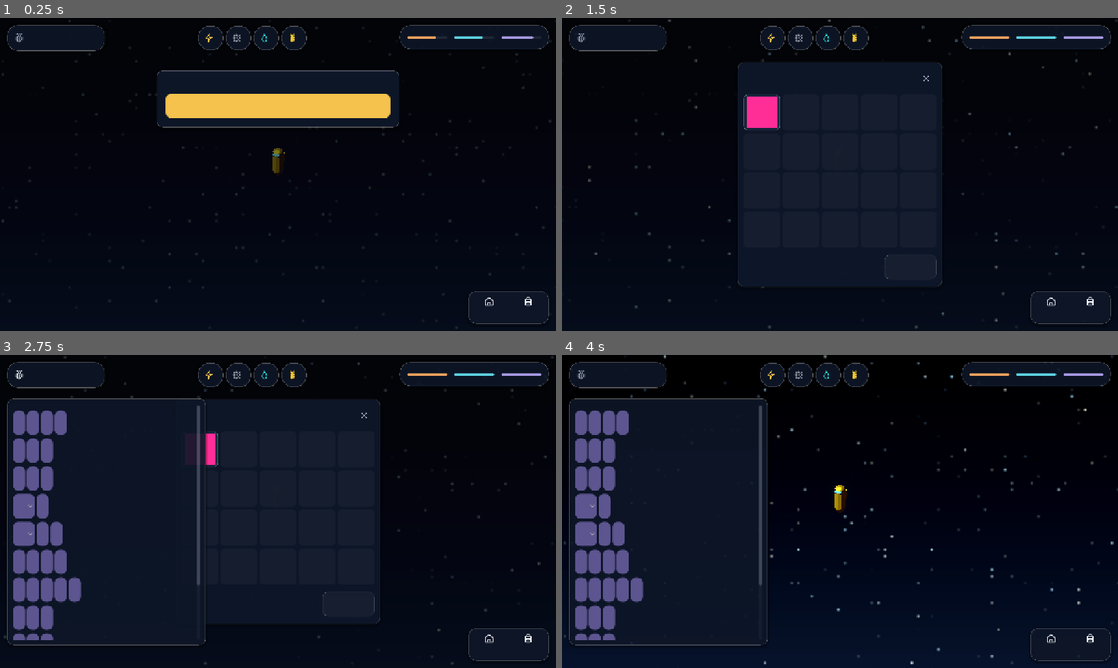
Above: before the commit, frames 1-4 (two rows, left to right).
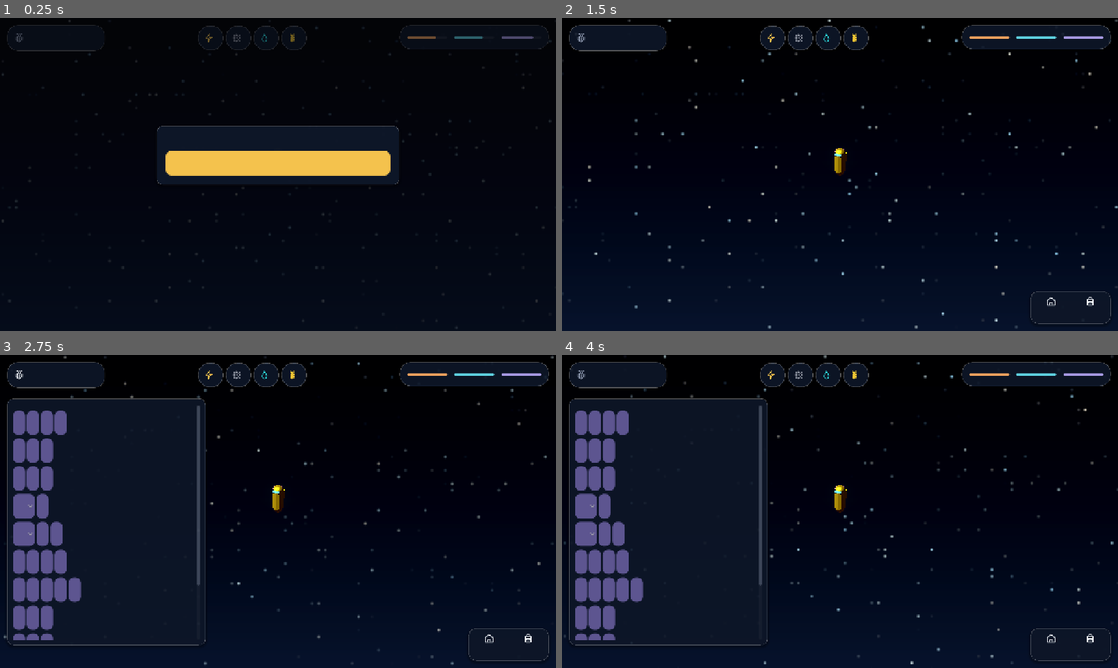
Above: after the commit, the same moments.

Repository: vincent/SpaceStationGame
Game: Godot game, scene res://src/world/main.tscn
Two runs of this game, one before a commit and one after it. Both use one fixed random seed, a clock stepped at 60 frames per second and the inputs below.
Inputs (mouse positions are in pixels of both pictures, inside the frame that each line leads up to):
- Up to frame 1 (0.25 s): no input
- Up to frame 2 (1.5 s): click (1090, 305) at 0.5 s, where only the run before the commit has a clickable "Inventory"; click "Continue" at 1.25 s
- Up to frame 3 (2.75 s): click (16, 373) at 2 s
- Up to frame 4 (4 s): click "New" at 2.75 s; click "New" at 3.5 s

The runs differ from the first frame. In frame 1, 15% of the frame differs, in the area x 1-99%, y 2-98%; in frame 2, 17%, in the area x 0-100%, y 0-100%; in frame 3, 14%; in frame 4, nothing differs.

Commit message:
HUD polish 4/7: modal layer, encounter, inventory tiles
Encounter and inventory sit on a modal layer above the sheet and dock,
over a scrim that dims everything; the dock hides meanwhile. The
encounter is centred and sized to the screen, with a radio icon header.
Inventory slots are tinted icon tiles with a count badge.

Co-Authored-By: Claude Opus 5.5 <noreply@anthropic.com>

Diff:
--- a/src/ui/encounter_panel.gd
+++ b/src/ui/encounter_panel.gd
@@ -1,12 +1,13 @@
 class_name EncounterPanel
 extends PanelContainer
 ## Shows the encounter on screen (GameState.current_encounter): title,
-## lines and one button per choice ("Continue" when it has none). The
-## "radio" channel gets a transmission header. Toast encounters never get here.
+## lines and one button per choice ("Continue" when it has none; the first
+## choice is the yellow primary, the others secondary). The "radio" channel
+## gets a transmission header. The HUD sets the width and centres it. Toast encounters never get here.
 
 const WIDTH := 560.0
 
-var _channel: Label
+var _channel: HBoxContainer
 var _title: Label
 var _body: Label
 var _choices: VBoxContainer
@@ -22,15 +23,20 @@
 	var vbox := VBoxContainer.new()
 	vbox.add_theme_constant_override("separation", UITheme.SPACE_M + 2)
 	add_child(vbox)
-	_channel = UITheme.label("", true, UITheme.CYAN)
-	_channel.add_theme_font_size_override("font_size", UITheme.SMALL_FONT_SIZE - 2)
+	_channel = HBoxContainer.new()
+	_channel.add_theme_constant_override("separation", UITheme.SPACE_S)
+	_channel.add_child(UITheme.icon_rect(&"radio", UITheme.CYAN, 18))
+	var channel_label := UITheme.label("INCOMING TRANSMISSION", true, UITheme.CYAN)
+	channel_label.add_theme_font_override("font", UITheme.font(UITheme.FONT_DISPLAY))
+	channel_label.add_theme_font_size_override("font_size", UITheme.MIN_FONT_SIZE)
+	_channel.add_child(channel_label)
 	vbox.add_child(_channel)
 	_title = UITheme.title_label("")
 	vbox.add_child(_title)
 	_body = UITheme.label("", false, UITheme.TEXT)
 	_body.autowrap_mode = TextServer.AUTOWRAP_WORD_SMART
 	_body.custom_minimum_size.x = WIDTH - 44
-	_body.add_theme_constant_override("line_spacing", 4)
+	_body.add_theme_constant_override("line_spacing", 6)
 	vbox.add_child(_body)
 	_choices = VBoxContainer.new()
 	_choices.add_theme_constant_override("separation", UITheme.SPACE_S + 2)
@@ -43,7 +49,6 @@
 
 func open(enc: EncounterDef) -> void:
 	_channel.visible = enc.channel == &"radio"
-	_channel.text = "◉  INCOMING TRANSMISSION"
 	_title.text = enc.title
 	_title.visible = enc.title != ""
 	_body.text = "\n".join(enc.lines)
@@ -61,6 +66,14 @@
 	show()
 
 
+## Panel width (the body wraps inside it); the HUD keeps it on screen.
+func set_width(width: float) -> void:
+	custom_minimum_size.x = width
+	if _body:
+		_body.custom_minimum_size.x = width - 44.0
+	reset_size()
+
+
 func _pick(choice: int) -> void:
 	GameState.resolve_encounter(choice)
 
--- a/src/ui/hud.gd
+++ b/src/ui/hud.gd
@@ -6,7 +6,9 @@
 ## (Station/Room, Inventory) bottom-right; portrait = the top bar on two
 ## rows, the ModuleSheet as a full-width bottom sheet and the dock floating
 ## above it. Every action of the focused module is a HUD button; nothing
-## needs a tap on a small 3D object. Back (Android / Esc) closes the topmost
+## needs a tap on a small 3D object. Modal panels (encounter, inventory)
+## live on their own layer above everything, over a scrim that dims the
+## sheet too; the dock hides while one is open. Back (Android / Esc) closes the topmost
 ## thing. Built in code so layout changes stay reviewable in diffs.
 
 const NEED_COLORS: Dictionary[StringName, Color] = {
@@ -52,6 +54,8 @@
 var _nav_row: PanelContainer
 var _layer_root: Control
 var _margin: MarginContainer
+var _modal_margin: MarginContainer
+var _modal_root: Control
 var _scrim: ColorRect
 var _toast: PanelContainer
 var _toast_label: Label
@@ -71,15 +75,24 @@
 	root.mouse_filter = Control.MOUSE_FILTER_IGNORE
 	add_child(root)
 
-	_scrim = UITheme.scrim()
-	root.add_child(_scrim)
-
 	var margin := MarginContainer.new()
 	margin.set_anchors_and_offsets_preset(Control.PRESET_FULL_RECT)
 	margin.mouse_filter = Control.MOUSE_FILTER_IGNORE
 	_margin = margin
+	root.add_child(margin)
+
+	# Modal layer: scrim, then the modal panels, above the sheet and the dock.
+	_scrim = UITheme.scrim()
+	root.add_child(_scrim)
+	_modal_margin = MarginContainer.new()
+	_modal_margin.name = "ModalLayer"
+	_modal_margin.set_anchors_and_offsets_preset(Control.PRESET_FULL_RECT)
+	_modal_margin.mouse_filter = Control.MOUSE_FILTER_IGNORE
+	root.add_child(_modal_margin)
+	_modal_root = Control.new()
+	_modal_root.mouse_filter = Control.MOUSE_FILTER_IGNORE
+	_modal_margin.add_child(_modal_root)
 	_apply_safe_area()
-	root.add_child(margin)
 
 	var layer_root := Control.new()
 	layer_root.mouse_filter = Control.MOUSE_FILTER_IGNORE
@@ -137,14 +150,13 @@
 	build_menu.item_rect_changed.connect(_update_free_rect)
 	build_menu.visibility_changed.connect(_update_free_rect)
 	build_menu.visibility_changed.connect(_update_sheet_cover)
-	layer_root.add_child(inventory_panel)
-
-	# Encounter (story beat) panel, centre-top
+	_modal_root.add_child(inventory_panel)
+
+	# Encounter (story beat) panel, centred in the free area.
 	encounter_panel = EncounterPanel.new()
-	encounter_panel.set_anchors_and_offsets_preset(Control.PRESET_CENTER_TOP)
-	encounter_panel.grow_horizontal = Control.GROW_DIRECTION_BOTH
-	encounter_panel.position.y = TOP_BAR_HEIGHT + 40
-	layer_root.add_child(encounter_panel)
+	_modal_root.add_child(encounter_panel)
+	encounter_panel.resized.connect(_place_encounter)
+	encounter_panel.visibility_changed.connect(_place_encounter)
 
 	production_popover = ProductionPopover.new()
 	layer_root.add_child(production_popover)
@@ -339,7 +351,8 @@
 	sheet.apply_layout(portrait, usable_h - top - UITheme.SPACE_M, usable_h)
 	build_menu.top_margin = top + 8.0
 	build_menu.portrait = portrait
-	encounter_panel.position.y = top + (24.0 if portrait else 40.0)
+	encounter_panel.set_width(minf(EncounterPanel.WIDTH, screen.x - 2.0 * MARGIN))
+	_place_encounter.call_deferred()
 	_place_dock.call_deferred()
 
 
@@ -360,7 +373,23 @@
 	if portrait and sheet.visible:
 		y = sheet.position.y - d.y - UITheme.SPACE_M
 	_nav_row.position = Vector2(area.x - d.x, y).round()
-	_nav_row.visible = not _overlay_open and y >= top_bar_height() + UITheme.SPACE_M
+	_nav_row.visible = not _overlay_open and not _modal_open() and y >= top_bar_height() + UITheme.SPACE_M
+
+
+func _modal_open() -> bool:
+	return (inventory_panel != null and inventory_panel.visible) \
+		or (encounter_panel != null and encounter_panel.visible)
+
+
+## Centred horizontally; vertically a little above the middle, under the top bar.
+func _place_encounter() -> void:
+	if not encounter_panel.visible or _modal_root == null:
+		return
+	encounter_panel.reset_size()
+	var area := _modal_root.size
+	var s := encounter_panel.size
+	var y := maxf(top_bar_height() + UITheme.SPACE_L, (area.y - s.y) * 0.42)
+	encounter_panel.position = Vector2((area.x - s.x) * 0.5, y).round()
 
 
 func _update_free_rect() -> void:
@@ -392,7 +421,9 @@
 			insets.right = (window.x - safe.end.x) * to_ui.x
 			insets.bottom = (window.y - safe.end.y) * to_ui.y
 	for side: String in insets:
-		_margin.add_theme_constant_override("margin_" + side, MARGIN + maxi(0, roundi(insets[side])))
+		for m: MarginContainer in [_margin, _modal_margin]:
+			if m:
+				m.add_theme_constant_override("margin_" + side, MARGIN + maxi(0, roundi(insets[side])))
 
 
 ## Portrait: the build sheet takes the bottom; the module sheet fades away
@@ -405,7 +436,8 @@
 
 
 func _update_scrim() -> void:
-	UITheme.fade(_scrim, inventory_panel.visible or encounter_panel.visible)
+	UITheme.fade(_scrim, _modal_open())
+	_place_dock()
 
 
 func _on_need_critical(need: StringName) -> void:
--- a/src/ui/inventory_panel.gd
+++ b/src/ui/inventory_panel.gd
@@ -1,6 +1,7 @@
 class_name InventoryPanel
 extends PanelContainer
-## RPG-style inventory grid with an item details row.
+## Inventory grid (icon tiles with counts) and a details row: the selected
+## item's name and description beside the Use button.
 
 const COLUMNS := 5
 
--- a/src/ui/inventory_slot.gd
+++ b/src/ui/inventory_slot.gd
@@ -9,10 +9,13 @@
 const SIZE := Vector2(84, 84)
 
 var index: int
-var _swatch: ColorRect
+var _tile: Panel
+var _icon: TextureRect
+var _initial: Label
 var _name: Label
 var _count: Label
 var _selected := false
+var _color := Color.TRANSPARENT
 
 
 func _init(slot_index: int) -> void:
@@ -22,26 +25,45 @@
 
 
 func _ready() -> void:
-	# PanelContainer stretches the swatch over its content area; labels are
-	# anchored inside the swatch.
-	_swatch = ColorRect.new()  # item colour tile
-	_swatch.mouse_filter = Control.MOUSE_FILTER_IGNORE
-	add_child(_swatch)
-	_name = UITheme.label("", true, UITheme.INK)
-	_name.add_theme_font_size_override("font_size", 13)
-	_name.set_anchors_and_offsets_preset(Control.PRESET_FULL_RECT)
+	# Item: a tinted rounded tile with its icon (or initial), its short name
+	# under it and the count as a badge in the corner.
+	var col := VBoxContainer.new()
+	col.add_theme_constant_override("separation", 2)
+	col.alignment = BoxContainer.ALIGNMENT_CENTER
+	col.mouse_filter = Control.MOUSE_FILTER_IGNORE
+	add_child(col)
+	_tile = Panel.new()
+	_tile.custom_minimum_size = Vector2(44, 44)
+	_tile.size_flags_horizontal = Control.SIZE_SHRINK_CENTER
+	_tile.mouse_filter = Control.MOUSE_FILTER_IGNORE
+	col.add_child(_tile)
+	_icon = UITheme.icon_rect(&"", UITheme.TEXT, 28)
+	_icon.set_anchors_and_offsets_preset(Control.PRESET_CENTER)
+	_icon.grow_horizontal = Control.GROW_DIRECTION_BOTH
+	_icon.grow_vertical = Control.GROW_DIRECTION_BOTH
+	_tile.add_child(_icon)
+	_initial = UITheme.title_label("")
+	_initial.set_anchors_and_offsets_preset(Control.PRESET_FULL_RECT)
+	_initial.horizontal_alignment = HORIZONTAL_ALIGNMENT_CENTER
+	_initial.vertical_alignment = VERTICAL_ALIGNMENT_CENTER
+	_initial.mouse_filter = Control.MOUSE_FILTER_IGNORE
+	_tile.add_child(_initial)
+	_name = UITheme.label("", true, UITheme.TEXT_DIM)
+	_name.add_theme_font_size_override("font_size", UITheme.MIN_FONT_SIZE)
 	_name.horizontal_alignment = HORIZONTAL_ALIGNMENT_CENTER
-	_name.vertical_alignment = VERTICAL_ALIGNMENT_CENTER
-	_name.autowrap_mode = TextServer.AUTOWRAP_WORD_SMART
-	_name.clip_text = true
-	_swatch.add_child(_name)
-	_count = UITheme.label("", true, UITheme.TEXT)
-	_count.set_anchors_and_offsets_preset(Control.PRESET_FULL_RECT)
-	_count.horizontal_alignment = HORIZONTAL_ALIGNMENT_RIGHT
-	_count.vertical_alignment = VERTICAL_ALIGNMENT_BOTTOM
+	_name.text_overrun_behavior = TextServer.OVERRUN_TRIM_ELLIPSIS
+	_name.mouse_filter = Control.MOUSE_FILTER_IGNORE
+	col.add_child(_name)
+	_count = UITheme.number_label("", UITheme.TEXT, true)
 	_count.add_theme_color_override("font_outline_color", UITheme.INK)
 	_count.add_theme_constant_override("outline_size", 6)
-	_swatch.add_child(_count)
+	_count.mouse_filter = Control.MOUSE_FILTER_IGNORE
+	_tile.add_child(_count)  # badge on the tile's bottom-right corner
+	_count.set_anchors_and_offsets_preset(Control.PRESET_BOTTOM_RIGHT)
+	_count.grow_horizontal = Control.GROW_DIRECTION_BEGIN
+	_count.grow_vertical = Control.GROW_DIRECTION_BEGIN
+	_count.horizontal_alignment = HORIZONTAL_ALIGNMENT_RIGHT
+	_count.position += Vector2(10, 8)
 	refresh()
 
 
@@ -51,27 +73,37 @@
 
 
 func refresh() -> void:
-	if _swatch == null:
+	if _tile == null:
 		return
 	var slot := GameState.inventory.get_slot(index)
 	var item: ItemData = null if slot.is_empty() else GameState.item_db.get_item(slot.id)
-	_swatch.color = Color.TRANSPARENT
+	_tile.visible = item != null
 	_name.text = ""
 	_count.text = ""
 	tooltip_text = ""
+	_color = Color.TRANSPARENT
 	if item:
-		_swatch.color = item.color
+		_color = item.color if item.color.a > 0.0 else UITheme.TEXT_DIM
+		var tile_sb := UITheme.box(Color(_color, 0.16), Color(_color, 0.55), 1, 10)
+		tile_sb.set_content_margin_all(0)
+		_tile.add_theme_stylebox_override("panel", tile_sb)
+		_icon.texture = UITheme.icon(item.id)
+		_icon.modulate = _color.lerp(Color.WHITE, 0.25)
+		_icon.visible = _icon.texture != null
+		_initial.visible = not _icon.visible
+		_initial.text = item.display_name.left(1).to_upper()
+		_initial.add_theme_color_override("font_color", _color.lerp(Color.WHITE, 0.25))
 		_name.text = item.display_name.get_slice(" ", 0)
 		_count.text = str(slot.count) if slot.count > 1 else ""
 		tooltip_text = "%s\n%s" % [item.display_name, item.description]
 	# Selected = cyan rim; filled = raised; empty = a faint socket.
 	var style: StyleBoxFlat
 	if _selected:
-		style = UITheme.box(UITheme.RAISED, UITheme.CYAN, 2, 10)
+		style = UITheme.box(Color(UITheme.CYAN, 0.1), UITheme.CYAN, 2, 12)
 	elif item:
-		style = UITheme.box(UITheme.RAISED, UITheme.HAIRLINE, 1, 10)
+		style = UITheme.box(UITheme.RAISED, UITheme.HAIRLINE, 1, 12)
 	else:
-		style = UITheme.box(Color(1, 1, 1, 0.03), Color.TRANSPARENT, 0, 10)
+		style = UITheme.box(Color(1, 1, 1, 0.03), Color.TRANSPARENT, 0, 12)
 	style.set_content_margin_all(6)
 	add_theme_stylebox_override("panel", style)
 
@@ -88,9 +120,10 @@
 func _get_drag_data(_at_position: Vector2) -> Variant:
 	if GameState.inventory.is_empty_slot(index):
 		return null
-	var preview := ColorRect.new()
-	preview.size = SIZE * 0.8
-	preview.color = _swatch.color
+	var preview := Panel.new()
+	preview.size = Vector2(52, 52)
+	var sb := UITheme.box(Color(_color, 0.5), _color, 2, 12)
+	preview.add_theme_stylebox_override("panel", sb)
 	set_drag_preview(preview)
 	return {"inventory_slot": index}
 
